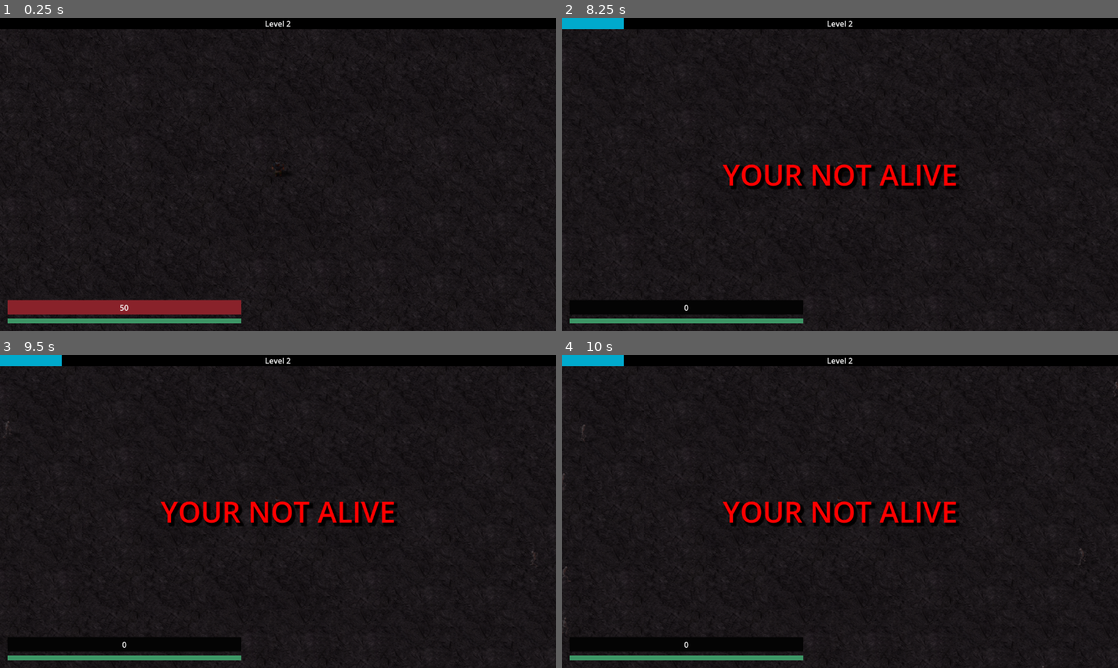
Above: before the commit, frames 1-4 (two rows, left to right).
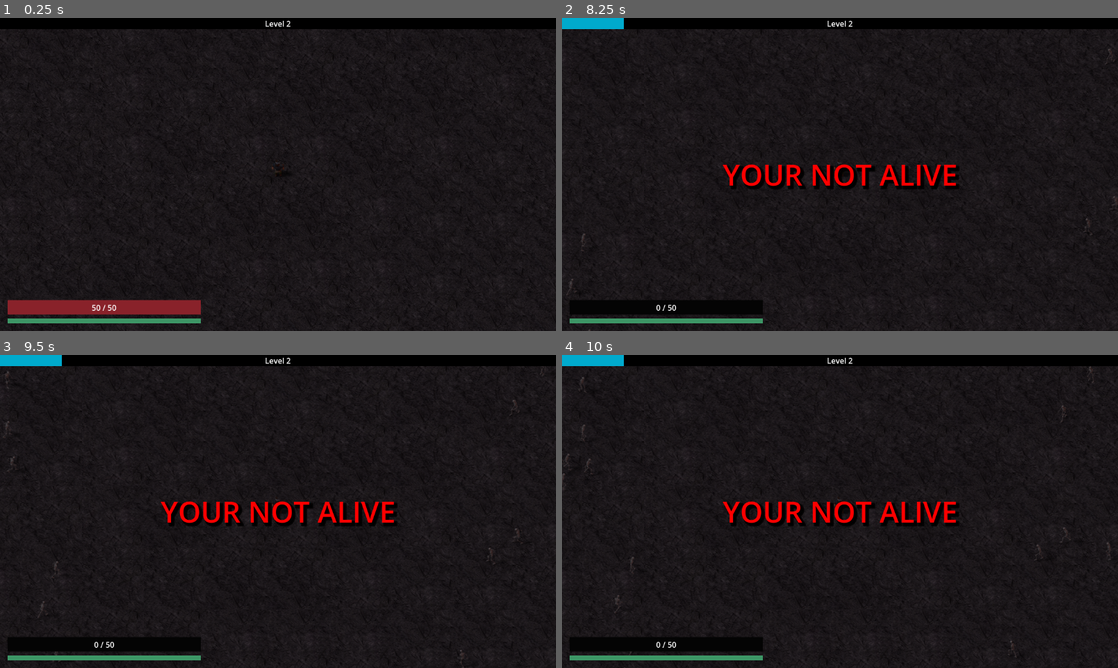
Above: after the commit, the same moments.

Repository: SNGDNZ/Eye-Survivors
Game: Godot game, scene res://scenes/level_1.tscn
The game is run twice, just before and just after one commit, with the same random seed, the same clock (stepped at 60 frames per second) and the same inputs. Sound files missing from this copy of the repository are replaced by a short silence.
Inputs (mouse positions are in pixels of both pictures, inside the frame that each line leads up to):
- Up to frame 1 (0.25 s): no input
- Up to frame 2 (8.25 s): tap Enter at 0.5, 2 s; move the mouse to (962, 158) at 0.52 s; press the mouse at (962, 158) at 0.53 s; hold D (right) 0.53-1.28 s; tap R (r) at 0.8, 1.35, 3.05, 5.3, 7.55 s; tap Space at 1.25 s; move the mouse to (728, 190) at 1.27 s; release the mouse at (728, 190) at 1.28 s; hold S (down) 1.28-2.03 s; tap T (t) at 1.55, 3.8, 6.05, 7.35 s; move the mouse to (895, 105) at 2.02 s; hold D (right) 2.03-2.78 s; hold T (t) 2.03-2.78 s; click (895, 105) at 2.3 s; move the mouse to (812, 237) at 2.77 s; hold W (up) 2.78-3.53 s; click (812, 237) at 2.85 s; move the mouse to (1006, 221) at 3.52 s; hold R (r) 3.53-4.28 s; hold A (left) 3.53-5.03 s; move the mouse to (673, 127) at 4.27 s; tap Shift (shift) at 4.35 s; click (673, 127) at 4.55 s; move the mouse to (867, 174) at 5.02 s; hold S (down) 5.03-5.78 s; hold T (t) 5.03-5.78 s; move the mouse to (756, 96) at 5.77 s; hold D (right) 5.78-6.53 s; click (756, 96) at 5.85 s; move the mouse to (962, 158) at 6.52 s; hold W (up) 6.53-7.28 s; hold R (r) 6.53-7.28 s; click (962, 158) at 6.8 s; move the mouse to (728, 190) at 7.27 s; hold D (right) 7.28-8.03 s; move the mouse to (895, 105) at 8.02 s; press the mouse at (895, 105) at 8.03 s; hold S (down) from 8.03 s (still down)
- Up to frame 3 (9.5 s): tap T (t) at 8.3 s; move the mouse to (250, 574) at 8.77 s; release S (down) at 8.78 s; release the mouse at (250, 574) at 8.78 s; hold A (left) from 8.78 s (still down); tap R (r) at 8.85 s; click (250, 574) at 9.05 s
- Up to frame 4 (10 s): tap Space at 9.5 s; move the mouse to (1006, 558) at 9.52 s; release A (left) at 9.53 s; hold W (up) from 9.53 s (still down); hold Shift (shift) from 9.53 s (still down); tap R (r) at 9.8 s

The runs differ from the first frame. In frame 1, 0.5% of the frame differs, in the area x 16-44%, y 90-98%; in frame 2, 0.3%; in frame 3, 0.4%; in frame 4, 0.4%.

Commit message:
most upgades working, health / stamina ui updated

Diff:
--- a/globalscripts/events.gd
+++ b/globalscripts/events.gd
@@ -10,6 +10,7 @@
 #PLAYER
 signal player_death()
 signal player_hurt(damage)
+signal update_playerstats()
 
 #XP HANDLER
 signal level_up()
--- a/globalscripts/stats.gd
+++ b/globalscripts/stats.gd
@@ -5,18 +5,18 @@
 #WEAPON
 var attack_speed_mult := 1.0 #
 var damage_mult := 1.0 #
-var area_mult := 1.0
+var area_mult := 1.0 #
 var attack_amount_mult := 1
 var penetration_mult := 0 #
-var knockback_mult := 1
+var knockback_mult := 1.0 #
 #PLAYER
-var speed_mult := 1.0
-var sprint_mult := 1.0
-var stamina_mult := 1.0
-var stamina_regen_mult := 1.0
-var health_mult := 1.0
-var health_regen_mult := 1.0
-var pickup_range_mult := 1.0
+var speed_mult := 1.0 #
+var sprint_mult := 1.0 #
+var stamina_mult := 1.0 #
+var stamina_regen_mult := 1.0 #
+var health_mult := 1.0 #
+var health_regen_mult := 0.0
+var pickup_range_mult := 1.0 #
 var xp_mult := 1.0
 
 func _ready():
@@ -25,29 +25,29 @@
 func calculate_stats(upgrade):
 	match UpgradeDb.UPGRADES[upgrade]["category"]:
 		"attack_speed":
-			attack_speed_mult -= 0.18
+			attack_speed_mult -= 0.1
 		"damage":
 			damage_mult += 0.1
 		"area":
-			area_mult += 0.1
+			area_mult += 0.2
 		"attack_amount":
 			attack_amount_mult += 1
 		"penetration":
 			penetration_mult += 1
 		"knockback":
-			knockback_mult += 0.1
+			knockback_mult += 0.2
 		"speed":
 			speed_mult += 0.1
 			sprint_mult += 0.05
 		"stamina":
 			stamina_mult += 0.1
 		"stamina_regen":
-			stamina_regen_mult += 0.1
+			stamina_regen_mult += 0.3
 		"health":
 			health_mult += 0.1
 		"health_regen_mult":
-			health_regen_mult += 0.1
+			health_regen_mult += 0.15
 		"pickup_range":
-			pickup_range_mult += 0.1
+			pickup_range_mult += 0.2
 		"xp":
 			xp_mult += 0.1
--- a/project.godot
+++ b/project.godot
@@ -31,6 +31,7 @@
 attack=""
 loot=""
 enemy=""
+flame=""
 
 [input]
 
--- a/scenes/hud.tscn
+++ b/scenes/hud.tscn
@@ -42,7 +42,7 @@
 anchor_bottom = 1.0
 offset_left = 16.0
 offset_top = -64.0
-offset_right = 500.0
+offset_right = 416.0
 offset_bottom = -34.0
 grow_vertical = 0
 theme_override_styles/background = SubResource("StyleBoxFlat_754s4")
@@ -74,7 +74,7 @@
 anchor_bottom = 1.0
 offset_left = 16.0
 offset_top = -26.0
-offset_right = 500.0
+offset_right = 416.0
 offset_bottom = -16.0
 grow_vertical = 0
 theme_override_styles/background = SubResource("StyleBoxFlat_754s4")
--- a/scenes/orb.tscn
+++ b/scenes/orb.tscn
@@ -10,7 +10,7 @@
 [ext_resource type="Texture2D" uid="uid://b0jxgraxai30x" path="res://sprites/septic_light/zone.png" id="5_8boyo"]
 
 [sub_resource type="CircleShape2D" id="CircleShape2D_vslmt"]
-radius = 87.2066
+radius = 88.0
 
 [sub_resource type="ShaderMaterial" id="ShaderMaterial_jjwbo"]
 shader = ExtResource("3_vadq0")
@@ -28,7 +28,6 @@
 script = ExtResource("1_fq6v1")
 
 [node name="OrbImpactRadius" type="CollisionShape2D" parent="."]
-visible = false
 rotation = 1.5708
 shape = SubResource("CircleShape2D_vslmt")
 
@@ -38,7 +37,7 @@
 [node name="OrbImpactSprite" type="Sprite2D" parent="OrbSprite"]
 show_behind_parent = true
 material = SubResource("ShaderMaterial_jjwbo")
-scale = Vector2(0.765625, 0.765625)
+scale = Vector2(0.75, 0.75)
 texture = ExtResource("5_8boyo")
 
 [node name="OrbEmitSnd" type="AudioStreamPlayer" parent="."]
@@ -64,7 +63,7 @@
 [node name="OrbImpactRadiusSprite" type="Sprite2D" parent="."]
 texture_filter = 1
 material = SubResource("ShaderMaterial_05ffy")
-scale = Vector2(0.88, 0.87)
+scale = Vector2(0.88, 0.88)
 texture = ExtResource("3_w05fp")
 
 [connection signal="finished" from="OrbImpactSnd" to="." method="_on_orb_impact_snd_finished"]
--- a/scenes/player.tscn
+++ b/scenes/player.tscn
@@ -369,7 +369,6 @@
 volume_db = -22.795
 
 [node name="GrabArea" type="Area2D" parent="."]
-visible = false
 collision_layer = 0
 collision_mask = 8
 
@@ -395,10 +394,15 @@
 [node name="StaminaTimeoutTimer" type="Timer" parent="."]
 one_shot = true
 
+[node name="HealthRegenTimer" type="Timer" parent="."]
+wait_time = 0.5
+autostart = true
+
 [connection signal="hurt" from="Hurtbox" to="." method="_on_hurtbox_hurt"]
 [connection signal="area_entered" from="GrabArea" to="." method="_on_grab_area_area_entered"]
 [connection signal="area_entered" from="CollectArea" to="." method="_on_collect_area_area_entered"]
 [connection signal="timeout" from="StaminaTimer" to="." method="_on_stamina_timer_timeout"]
 [connection signal="timeout" from="StaminaRegenTimer" to="." method="_on_stamina_regen_timer_timeout"]
+[connection signal="timeout" from="HealthRegenTimer" to="." method="_on_health_regen_timer_timeout"]
 
 [editable path="Hurtbox"]
--- a/scenes/project_flame.tscn
+++ b/scenes/project_flame.tscn
@@ -7,7 +7,7 @@
 [sub_resource type="ShaderMaterial" id="ShaderMaterial_j8i0g"]
 shader = ExtResource("2_l0ae1")
 shader_parameter/flash_color = Color(0.831373, 0.278431, 0.243137, 1)
-shader_parameter/flash_value = 0.8
+shader_parameter/flash_value = 0.9
 
 [sub_resource type="CircleShape2D" id="CircleShape2D_r6b82"]
 radius = 8.0
@@ -21,7 +21,7 @@
 _data = [Vector2(0, 1), 0.0, -0.510272, 0, 0, Vector2(1, 0), -0.410138, 0.0, 0, 0]
 point_count = 2
 
-[node name="ProjectFlame" type="Area2D" groups=["attack"]]
+[node name="ProjectFlame" type="Area2D" groups=["attack", "flame"]]
 top_level = true
 light_mask = 4
 visibility_layer = 4
--- a/scenes/spawner.tscn
+++ b/scenes/spawner.tscn
@@ -7,9 +7,9 @@
 [sub_resource type="Resource" id="Resource_p0225"]
 script = ExtResource("2_hafk4")
 time_start = 0
-time_end = 120
+time_end = 300
 enemy = ExtResource("3_ff6sc")
-enemy_num = 5
+enemy_num = 15
 enemy_spawn_delay = 0
 
 [node name="Spawner" type="Node2D"]
--- a/scenes/weapon_handler.tscn
+++ b/scenes/weapon_handler.tscn
@@ -25,6 +25,8 @@
 [node name="CollisionShape2D" type="CollisionShape2D" parent="FlameDetectionArea" groups=["enemy"]]
 shape = SubResource("CircleShape2D_vmy8u")
 
+[node name="OrbDetectionArea" type="Area2D" parent="."]
+
 [connection signal="timeout" from="FlameAttackTimer" to="." method="_on_flame_attack_timer_timeout"]
 [connection signal="body_entered" from="FlameDetectionArea" to="." method="_on_flame_detection_area_body_entered"]
 [connection signal="body_exited" from="FlameDetectionArea" to="." method="_on_flame_detection_area_body_exited"]
--- a/scripts/hud.gd
+++ b/scripts/hud.gd
@@ -9,7 +9,7 @@
 @onready var label_death_text = $LabelYouDied
 @onready var death_text_timer = get_node("%DeathTextTimer")
 
-@onready var level_display = get_tree().get_first_node_in_group("level_display")
+@onready var level_display = get_node("%LevelDisplay")
 @onready var xp_bar = get_tree().get_first_node_in_group("xp_bar")
 @onready var level_delay_timer = $LevelUpDelayTimer
 @onready var upgrade_options_panel = $LevelUp/UpgradeOptions
@@ -20,7 +20,7 @@
 func _ready():
 	health_bar.value = player.hp
 	health_bar.max_value = player.hp_max
-	health_bar_number.text = str(health_bar.value / health_bar.max_value*player.hp)
+	health_bar_number.text = str(health_bar.value, " / ", player.hp_max)
 	stamina_bar.value = player.stamina
 	stamina_bar.max_value = player.stamina_max
 	Events.level_up.connect(_on_player_level_up)
@@ -31,9 +31,11 @@
 func _process(_float) -> void:
 	health_bar.value = player.hp
 	health_bar.max_value = player.hp_max
-	health_bar_number.text = str(health_bar.value / health_bar.max_value*player.hp)
+	health_bar_number.text = str(health_bar.value, " / ", player.hp_max)
+	health_bar.size.x = 400 * Stats.health_mult
 	stamina_bar.value = player.stamina
 	stamina_bar.max_value = player.stamina_max
+	stamina_bar.size.x = 400 * Stats.stamina_mult
 
 func _on_player_hurt(_damage):
 	print("player hurt")
@@ -74,7 +76,6 @@
 	Stats.upgrade_options.clear()
 	Stats.collected_upgrades.append(upgrade)
 	#print(Stats.collected_upgrades)
-	print(player.playerstats)
 	level_up_panel.visible = false
 	get_tree().paused = false
 	Events.calculate_xp.emit(0)
--- a/scripts/orb.gd
+++ b/scripts/orb.gd
@@ -15,7 +15,8 @@
 #var hp = 1
 var damage = 5 * Stats.damage_mult
 var knockback_amount = 50 * Stats.knockback_mult
-var area_size = 200 * Stats.area_mult
+var area_size = 88 * Stats.area_mult
+var sprite_size = 1.0 * Stats.area_mult
 var attack_speed = 1.5 * Stats.attack_speed_mult
 
 var mousetarget := Vector2.ZERO
@@ -26,10 +27,13 @@
 
 func _ready():
 	orb_impact_radius_sprite.visible = false
+	sprite.scale = Vector2(0, 0)
+	impact_sprite.scale = Vector2(sprite_size - 0.25, sprite_size - 0.25)
+	orb_impact_radius_sprite.scale = Vector2(sprite_size - 0.12, sprite_size - 0.12)
+	hitbox.shape.radius = area_size
 	impact_sprite.visible = false
 	set_collision_mask_value(3, false)
 	set_collision_layer_value(3, false)
-	sprite.scale = Vector2(0,0)
 	orb_emit_snd.set_pitch_scale(randf_range(0.9,1.1))
 	orb_emit_snd.play()
 	orb_float_timer.start()
--- a/scripts/player.gd
+++ b/scripts/player.gd
@@ -11,17 +11,19 @@
 @onready var stamina_timer = $StaminaTimer
 @onready var stamina_regen_timer = $StaminaRegenTimer
 @onready var stamina_timeout_timer = $StaminaTimeoutTimer
+@onready var grab_area = $GrabArea/CollisionShape2D
 
-@export var speed = 100.0 * Stats.speed_mult
-@export var hp_max = 50.0 * Stats.health_mult
+@export var speed = 100
+@export var hp_max = 50.0
 @export var hp = 50.0
-@export var stamina_max = 50.0 * Stats.stamina_mult
+@export var hp_regen = 0.15 #per 0.5 second
+@export var stamina_max = 50.0
 @export var stamina = 50.0
-@export var stamina_regen = 1.0 * Stats.stamina_regen_mult #per 0.1 second
-@export var stamina_usage = 0.5 * Stats.stamina_regen_mult #per 0.05 second
+@export var stamina_regen = 1.0 #per 0.1 second
+@export var stamina_usage = 0.5 #per 0.05 second
 @export var stamina_timeout = false
 
-var sprint_mod = 1.4 * Stats.sprint_mult
+var sprint_mod = 1.4
 var sprinting = false
 var isdead = false
 var xp_amt = 0
@@ -36,7 +38,23 @@
 func _ready():
 	Events.player_hurt.connect(_on_player_hurt)
 	Events.player_death.connect(_on_player_death)
+	Events.update_playerstats.connect(update_stats)
 	isdead = false
+
+func update_stats():
+	return
+
+func _process(float):
+	speed = 100 * Stats.speed_mult
+	sprint_mod = 1.4 * Stats.sprint_mult
+	hp_max = 50 * Stats.health_mult
+	hp_regen = 0.15 + Stats.health_regen_mult
+	stamina_max = 50 * Stats.stamina_mult
+	stamina_regen = 1.0 * Stats.stamina_regen_mult
+
+	print("hp_regen",hp_regen)
+	print("stamina_regen",stamina_regen)
+
 
 #HEALTH
 func _on_hurtbox_hurt(damage, _angle, _knockback):
@@ -62,6 +80,18 @@
 		sprite.play("idle")
 		velocity = Vector2.ZERO
 
+func _on_health_regen_timer_timeout() -> void:
+	if hp < hp_max and not isdead:
+		hp += hp_regen
+		if hp > hp_max:
+			hp = hp_max
+
+func _on_stamina_timer_timeout() -> void:
+	stamina -= stamina_usage
+
+func _on_stamina_regen_timer_timeout() -> void:
+	stamina += stamina_regen
+
 #MOVEMENT
 func _physics_process(_delta):
 	if hp <= 0:
@@ -70,6 +100,7 @@
 		sprite.speed_scale = speed*sprint_mod / 100
 	else:
 		sprite.speed_scale = speed / 100
+	grab_area.shape.radius = 120 * Stats.pickup_range_mult
 	movement()
 
 func movement():
@@ -114,12 +145,6 @@
 		velocity = direction * speed
 	move_and_slide()
 
-func _on_stamina_timer_timeout() -> void:
-	stamina -= stamina_usage
-
-func _on_stamina_regen_timer_timeout() -> void:
-	stamina += stamina_regen
-
 #XP RELATED
 func _on_grab_area_area_entered(area: Area2D) -> void:
 	if area.is_in_group("loot"):
--- a/scripts/project_flame.gd
+++ b/scripts/project_flame.gd
@@ -8,8 +8,8 @@
 var hp := 1 + Stats.penetration_mult
 var speed := 1200 * Stats.speed_mult
 var damage := 10 * Stats.damage_mult
-var knockback_amount := 60 * Stats.knockback_mult
-var area_size := 1 * Stats.area_mult
+var knockback_amount := 60.0 * Stats.knockback_mult
+var area_size := 1 * (2 * Stats.area_mult)
 var attack_speed := 0.3 * Stats.attack_speed_mult
 
 var target = Vector2.ZERO
@@ -18,6 +18,8 @@
 signal remove_from_array(object)
 
 func _ready():
+	sprite.scale = Vector2(4 + area_size, 2.75 + area_size)
+	hitbox.shape.radius = 10 * area_size
 	angle = player.global_position.direction_to(target)
 	rotation = angle.angle()
 
--- a/scripts/upgrade_option.gd
+++ b/scripts/upgrade_option.gd
@@ -24,6 +24,7 @@
 	if event.is_action("click"):
 		if mouse_over == true:
 			Events.selected_upgrade.emit(upgrade)
+			Events.update_playerstats.emit()
 
 func _on_mouse_entered() -> void:
 	mouse_over = true
--- a/scripts/weapon_handler.gd
+++ b/scripts/weapon_handler.gd
@@ -62,7 +62,6 @@
 		return
 	var flame_attack = flame.instantiate()
 	flame_attack_timer.wait_time = flame_attack.attack_speed
-	#print("flame atk spd", flame_attack.attack_speed)
 
 	flame_attack.position = player.global_position
 	flame_attack.target = get_random_target()
